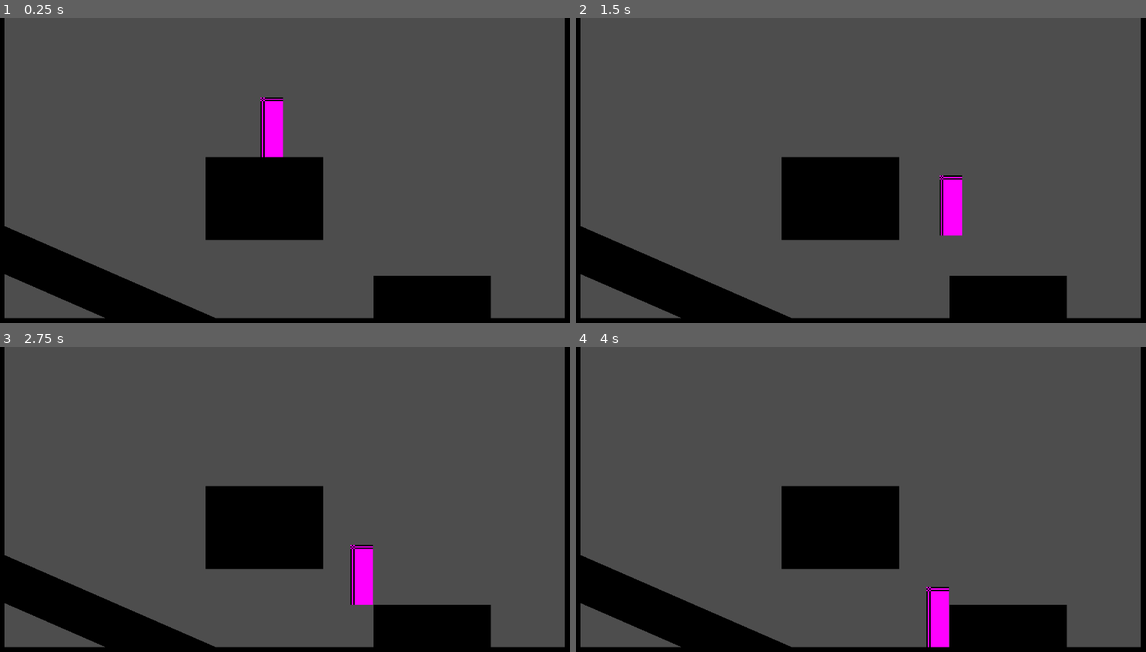
Above: before the commit, frames 1-4 (two rows, left to right).
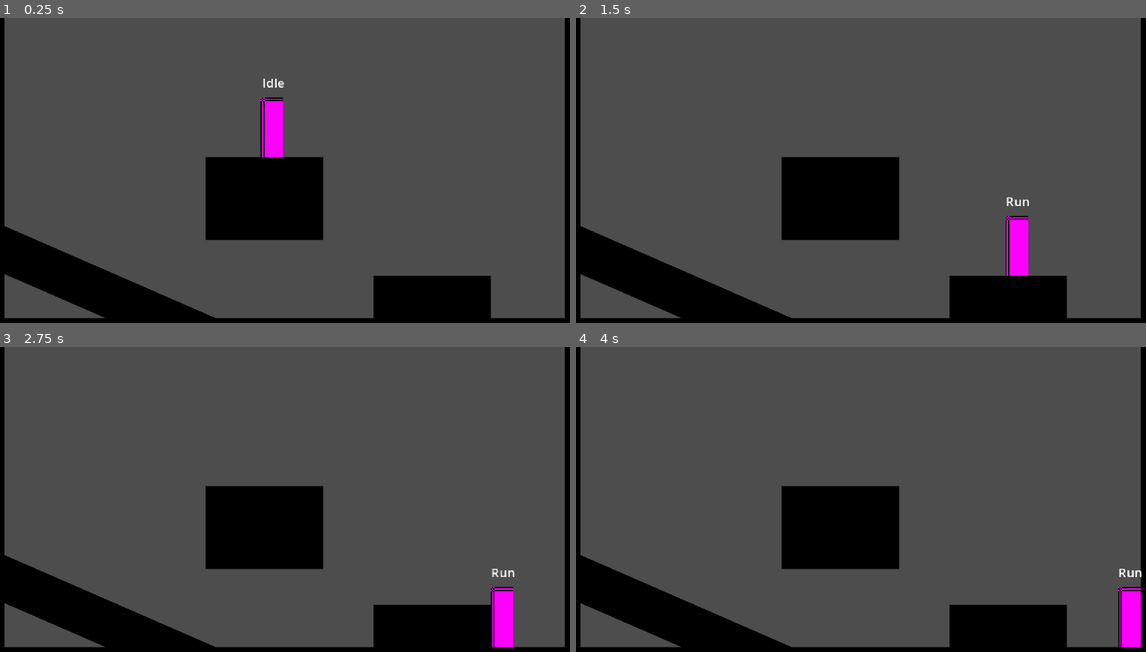
Above: after the commit, the same moments.

Repository: AyaPK/metroidvainaya
Game: Godot game, scene res://playground.tscn
Two runs of this game, one before a commit and one after it. Both use one fixed random seed, a clock stepped at 60 frames per second and the inputs below.
Inputs:
- Up to frame 1 (0.25 s): no input
- Up to frame 2 (1.5 s): tap Enter at 0.5 s; hold D (right) from 0.53 s (still down); tap W (up) at 0.6, 0.77, 1.07, 1.35 s
- Up to frame 3 (2.75 s): tap W (up) at 1.52, 1.82, 2.1 s; release D (right) at 2.03 s; hold A (left) from 2.03 s (still down)
- Up to frame 4 (4 s): release A (left) at 2.78 s; hold D (right) from 2.78 s (still down); tap W (up) at 2.85, 3.02, 3.32, 3.6, 3.77 s; tap Space at 3.5 s

The runs differ from the first frame. In frame 1, less than 0.1% of the frame differs, in the area x 46-50%, y 19-23%; in frame 2, 1.6%; in frame 3, 1.7%, in the area x 61-91%, y 64-99%; in frame 4, 1.7%.

Commit message:
C1V3 Tutorial

Diff:
--- a/player/player.tscn
+++ b/player/player.tscn
@@ -24,7 +24,18 @@
 [node name="States" type="Node" parent="."]
 
 [node name="Idle" type="Node" parent="States"]
+unique_name_in_owner = true
 script = ExtResource("2_rkbax")
 
 [node name="Run" type="Node" parent="States"]
+unique_name_in_owner = true
 script = ExtResource("3_g1dw6")
+
+[node name="Label" type="Label" parent="."]
+offset_left = -57.0
+offset_top = -67.0
+offset_right = 59.0
+offset_bottom = -53.0
+theme_override_font_sizes/font_size = 10
+text = "label"
+horizontal_alignment = 1
--- a/player/scripts/player.gd
+++ b/player/scripts/player.gd
@@ -11,7 +11,7 @@
 #region /// standard vars
 var direction: Vector2 = Vector2.ZERO
 @export var gravity: float = 980
-@export var base_move_speed: int = 100
+@export var base_move_speed: int = 150
 @export var rotation_speed: float = 10.0
 #endregion
 
@@ -33,7 +33,9 @@
 
 func _update_direction() -> void:
 	#var prev_direction: Vector2 = direction
-	direction = Input.get_vector("left", "right", "up", "down")
+	var x_axis: float = Input.get_axis("left", "right")
+	var y_axis: float = Input.get_axis("up", "down")
+	direction = Vector2(x_axis, y_axis)
 
 func _update_rotation(_delta: float) -> void:
 	if is_on_floor():
@@ -57,6 +59,8 @@
 
 	change_state(current_state)
 	current_state.enter()
+	$Label.text = current_state.name
+
 
 func change_state(new_state: PlayerState) -> void:
 	if !new_state:
@@ -69,3 +73,4 @@
 	states.push_front(new_state)
 	current_state.enter()
 	states.resize(3)
+	$Label.text = current_state.name
--- a/player/states/00_player_state.gd
+++ b/player/states/00_player_state.gd
@@ -5,8 +5,8 @@
 var next_state: PlayerState
 
 #region //state references
-@onready var idle: PlayerState = $"../Idle"
-@onready var run: PlayerState = $"../Run"
+@onready var idle: PlayerStateIdle = %Idle
+@onready var run: PlayerStateRun = %Run
 #endregion
 
 func init() -> void:
--- a/player/states/idle.gd
+++ b/player/states/idle.gd
@@ -4,7 +4,7 @@
 	pass
 
 func enter() -> void:
-	player.velocity.x = 0
+	pass
 
 func exit() -> void:
 	pass
@@ -18,4 +18,5 @@
 func physics_process(_delta: float) -> PlayerState:
 	if player.direction.x != 0:
 		return run
+	player.velocity.x = 0
 	return null
